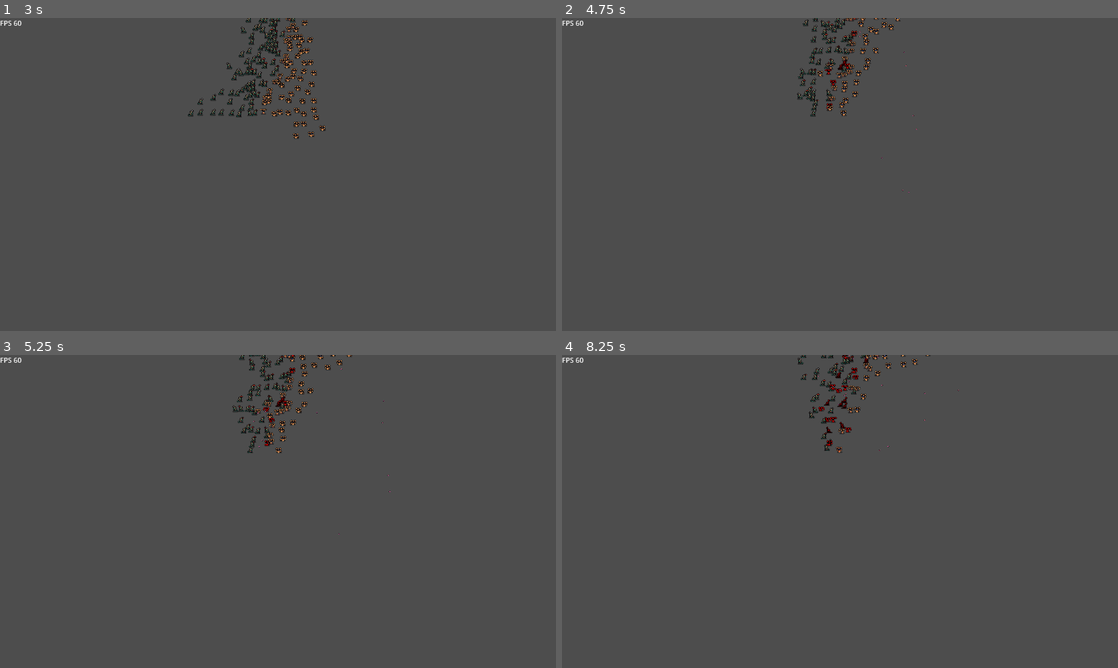
Above: before the commit, frames 1-4 (two rows, left to right).
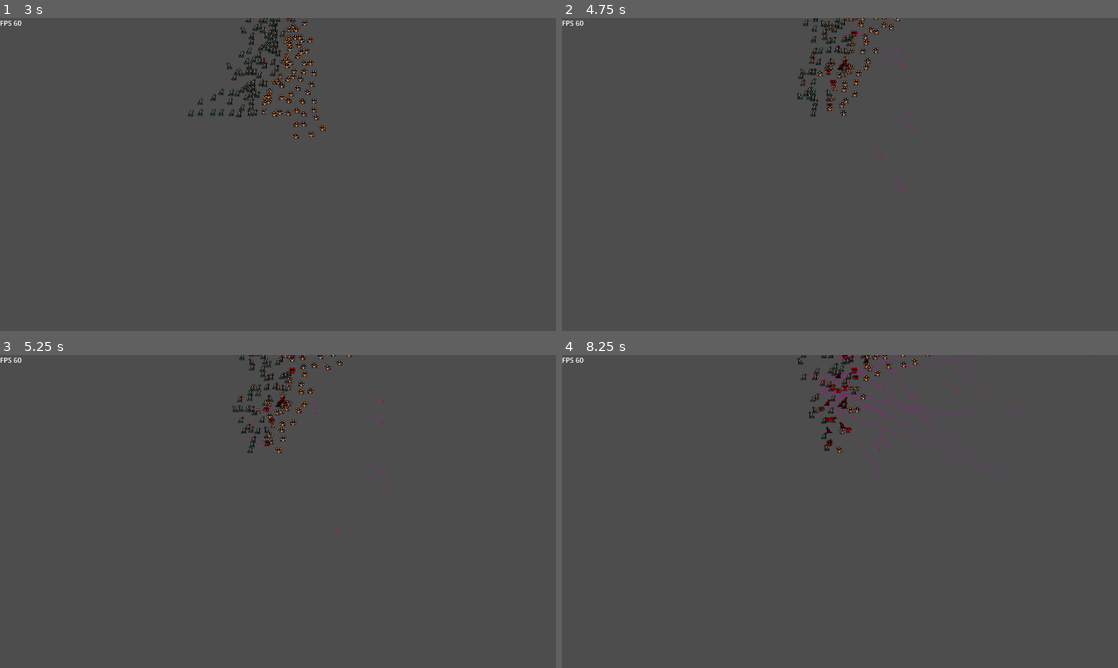
Above: after the commit, the same moments.

Repository: Snayff/nqp3
Game: Godot game, scene res://scenes/stages/combat/stage_combat.tscn
Two runs of this game, one before a commit and one after it. Both use one fixed random seed, a clock stepped at 60 frames per second and the inputs below.
Inputs (mouse positions are in pixels of both pictures, inside the frame that each line leads up to):
- Up to frame 1 (3 s): move the mouse to (400, 158) at 0.52 s; click (400, 158) at 0.67 s; move the mouse to (166, 190) at 1.27 s; click (166, 190) at 1.42 s; move the mouse to (333, 105) at 2.02 s; click (333, 105) at 2.17 s; move the mouse to (250, 237) at 2.77 s; click (250, 237) at 2.92 s
- Up to frame 2 (4.75 s): move the mouse to (1006, 221) at 3.52 s; click (1006, 221) at 3.67 s; move the mouse to (673, 127) at 4.27 s; click (673, 127) at 4.42 s
- Up to frame 3 (5.25 s): move the mouse to (305, 511) at 5.02 s; click (305, 511) at 5.17 s
- Up to frame 4 (8.25 s): move the mouse to (756, 433) at 5.77 s; click (756, 433) at 5.92 s; move the mouse to (962, 495) at 6.52 s; click (962, 495) at 6.67 s; move the mouse to (728, 527) at 7.27 s; click (728, 527) at 7.42 s; move the mouse to (895, 442) at 8.02 s; click (895, 442) at 8.17 s

Frame 1 is identical in both runs. In frame 2, less than 0.1% of the frame differs, in the area x 51-64%, y 2-56%; in frame 3, less than 0.1%; in frame 4, 0.5%, in the area x 45-100%, y 0-64%.

Commit message:
add trail to projectile

Diff:
--- a/scenes/entities/non_colliding_projectile/non_colliding_projectile.tscn
+++ b/scenes/entities/non_colliding_projectile/non_colliding_projectile.tscn
@@ -1,8 +1,9 @@
-[gd_scene load_steps=6 format=3 uid="uid://ctod81p1jm1xk"]
+[gd_scene load_steps=7 format=3 uid="uid://ctod81p1jm1xk"]
 
 [ext_resource type="Script" path="res://scenes/entities/non_colliding_projectile/non_colliding_projectile.gd" id="1_5dxft"]
 [ext_resource type="Texture2D" uid="uid://dg554oxl15fs8" path="res://sprites/projectiles/chaos.png" id="2_174ax"]
 [ext_resource type="PackedScene" path="res://scenes/components/hit_box/hit_box.tscn" id="3_xgud1"]
+[ext_resource type="PackedScene" uid="uid://dpxk6n8wdywcx" path="res://scenes/visual_effects/trail/trail.tscn" id="4_ee1yl"]
 
 [sub_resource type="ShaderMaterial" id="3"]
 
@@ -17,10 +18,12 @@
 texture = ExtResource("2_174ax")
 
 [node name="HitBox" parent="." instance=ExtResource("3_xgud1")]
+visible = false
 collision_layer = 4
 collision_mask = 0
 
 [node name="ImpactDetector" type="Area2D" parent="."]
+visible = false
 collision_layer = 0
 collision_mask = 3
 monitorable = false
@@ -32,3 +35,7 @@
 
 [node name="Lifetime" type="Timer" parent="."]
 one_shot = true
+
+[node name="Trail" parent="." instance=ExtResource("4_ee1yl")]
+position = Vector2(-5, 0)
+scale = Vector2(0.140533, 0.1625)
--- a/scenes/visual_effects/trail/trail.tscn
+++ b/scenes/visual_effects/trail/trail.tscn
@@ -7,9 +7,9 @@
 point_count = 2
 
 [sub_resource type="Gradient" id="Gradient_r0mxm"]
-colors = PackedColorArray(0.294118, 0.356863, 0.670588, 0, 0.294118, 0.356863, 0.670588, 1)
+colors = PackedColorArray(0.294118, 0.356863, 0.670588, 0, 0.670588, 0.0666667, 0.478431, 1)
 
-[node name="trail" type="Line2D"]
+[node name="Trail" type="Line2D"]
 z_index = -1
 points = PackedVector2Array(0, 0, 32, 0)
 width_curve = SubResource("Curve_lqtj3")
